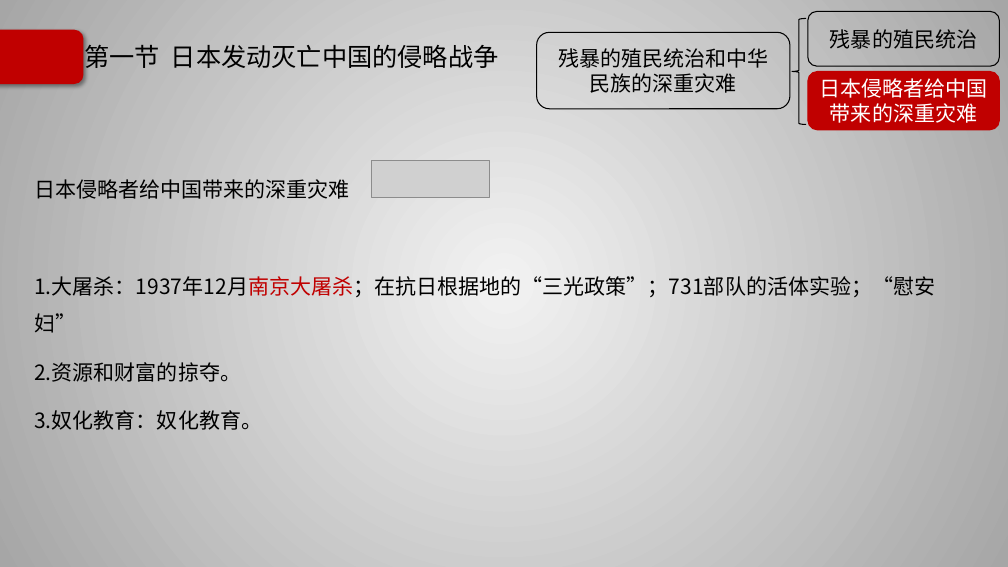
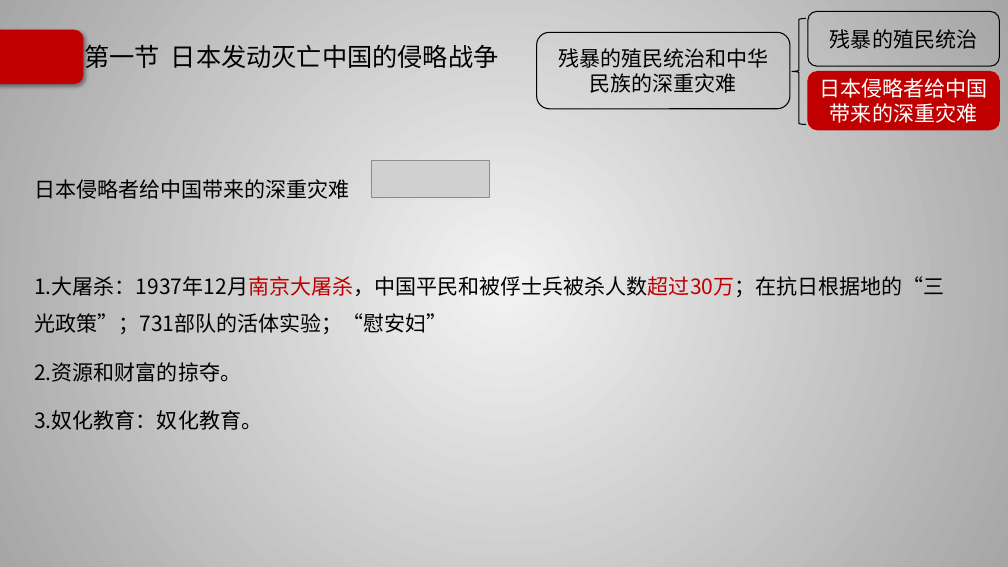
Before and after one commit to Call-me-zhy/tangtang, a slide deck: slide 109 of 5 中国近现代史纲要/课件/中国近现代史纲要精讲5.pptx (slide 103 before the commit). Drawn at 1008x567 pixels with LibreOffice and Linux fonts; fonts in the diff are those of the drawing; grey boxes stand for pictures; background and template pictures are left out. Boxes give left, top, right and bottom in pixels: in the first picture for what was removed or moved away, otherwise in the second. Text is boxed around its words. In the diff, an @@ line names an element or a change of style, - is before the commit and + after.

```diff
--- a/5 中国近现代史纲要/课件/中国近现代史纲要精讲5.pptx
+++ b/5 中国近现代史纲要/课件/中国近现代史纲要精讲5.pptx
@@ text at (34, 273, 944, 334): text changed @@
-1.大屠杀：1937年12月南京大屠杀；在抗日根据地的“三光政策”；731部队的活体实验；“慰安妇”
+1.大屠杀：1937年12月南京大屠杀，中国平民和被俘士兵被杀人数超过30万；在抗日根据地的“三光政策”；731部队的活体实验；“慰安妇”
```
Also in this commit, not shown: 15 other slides changed, 6 slides added, 8 other files.
